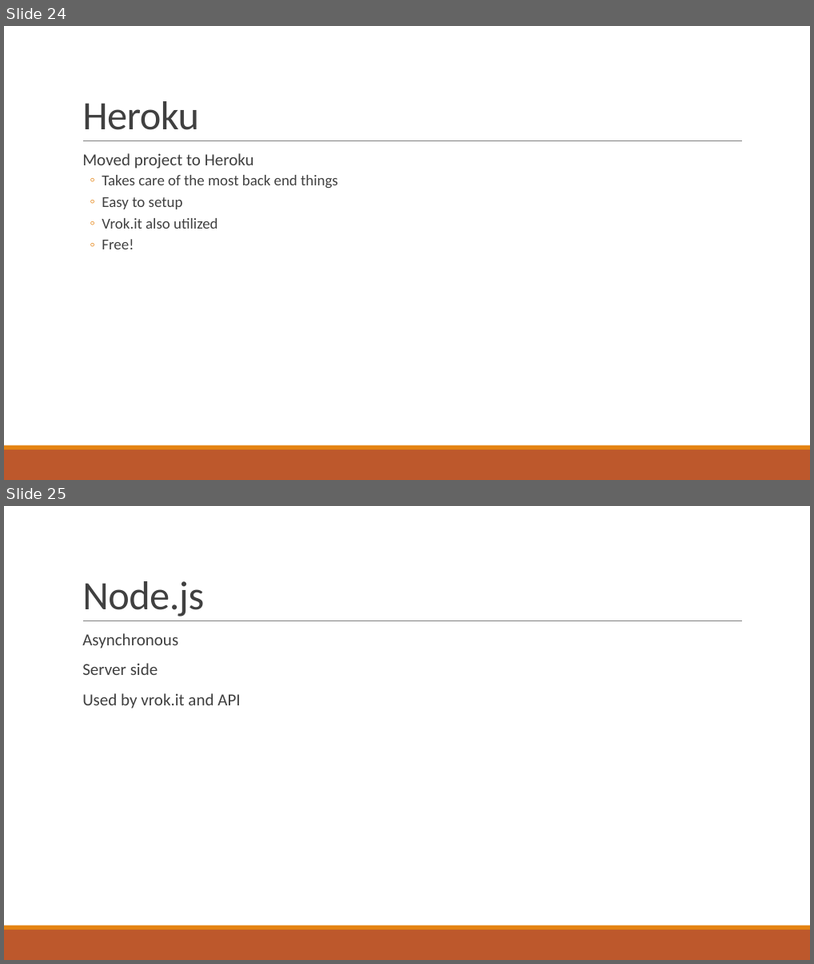
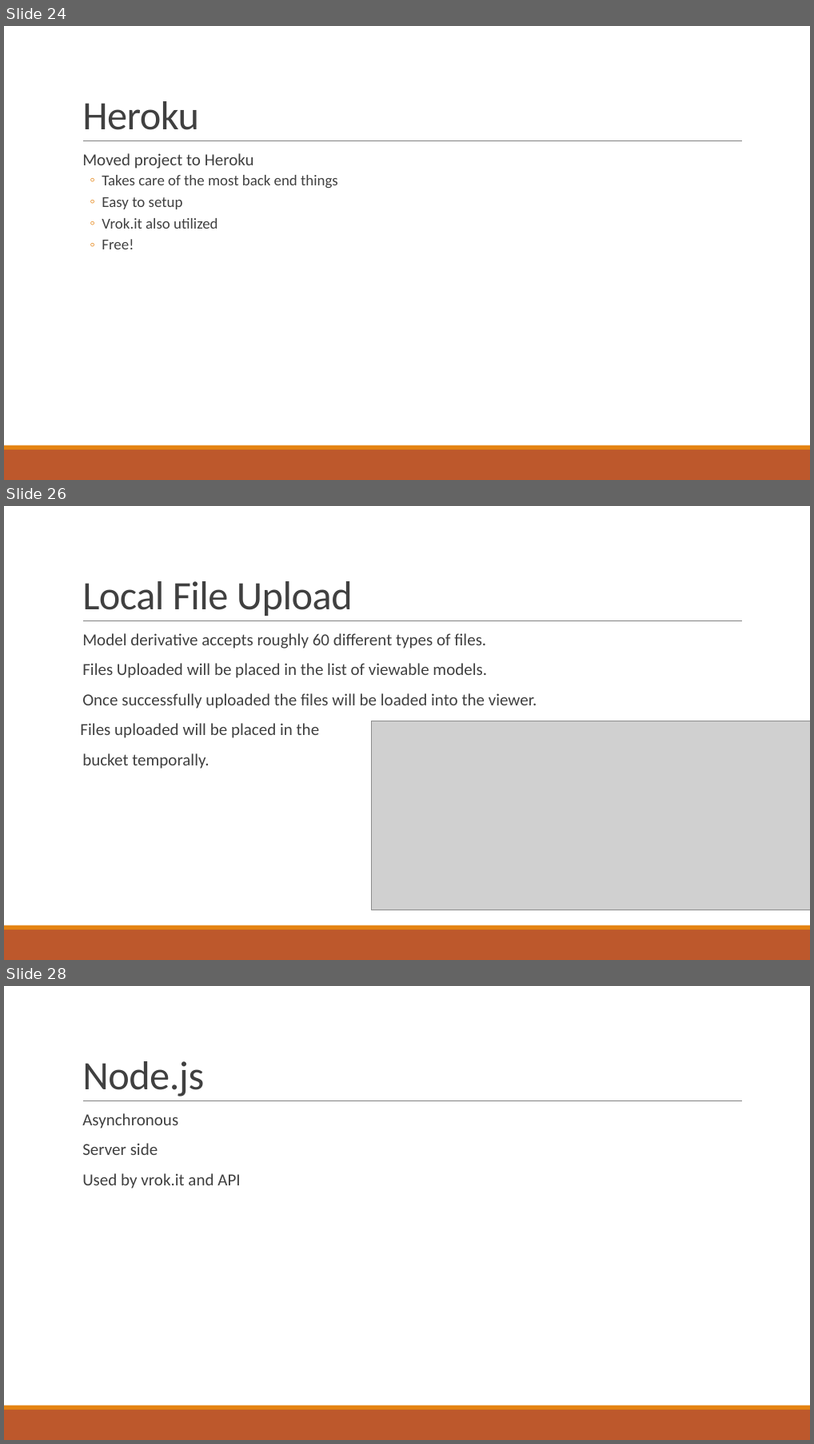
Before and after one commit to gonsalvg/Capstone-Forge-App, a slide deck: Project Documents/Progress Report 2/Progress report.pptx. Shown one above the other, each under a label of ours: slides 24 and 25 before the commit, slides 24, 26 and 28 after it; the slides between them are not shown. The pictures are 814x964 and 814x1444 pixels, drawn with LibreOffice and Linux fonts; fonts in the diff are those of the drawing; grey boxes stand for pictures. Boxes give left, top, right and bottom in pixels: in the first picture for what was removed or moved away, otherwise in the second. Text is boxed around its words. In the diff, an @@ line names an element or a change of style, - is before the commit and + after.

```diff
--- a/Project Documents/Progress Report 2/Progress report.pptx
+++ b/Project Documents/Progress Report 2/Progress report.pptx
@@ slide 26 added at box(4, 506, 810, 960), background #FFFFFF; not listed: 3 template elements that a slide beside it also shows @@
@@ title added at box(82, 581, 353, 616), 48 pt, text #404040 @@
+Local File Upload
@@ text added at box(80, 633, 537, 768), 20 pt, text #404040 @@
+  Model derivative accepts roughly 60 different types of files.
+  Files Uploaded will be placed in the list of viewable models.
+  Once successfully uploaded the files will be loaded into the viewer.
+Files uploaded will be placed in the
+  bucket temporally.
@@ picture added at box(372, 720, 810, 909) @@
@@ what was slide 25 is now slide 28 @@
```
Also in this commit, not shown: 8 slides changed, 3 other slides added, 1 other file.
